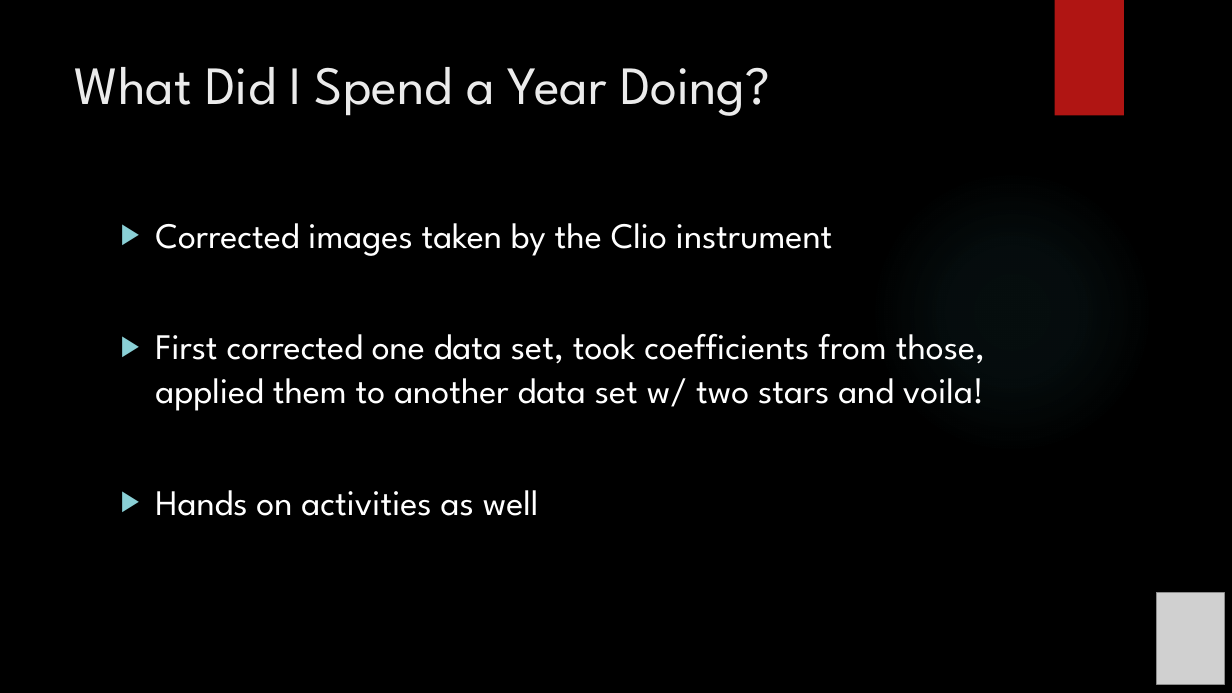
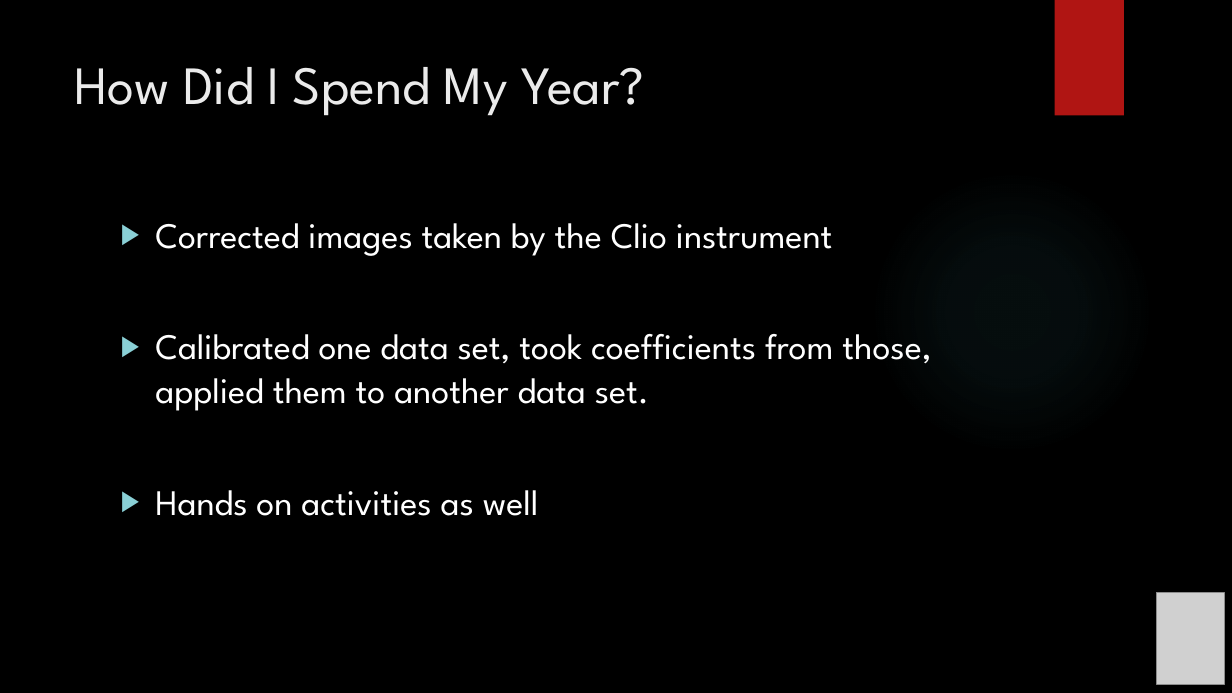
Before and after one commit to exoworlds/clio2016-2017, a slide deck: slide 4 of notes/symposium_presentation.pptx. Drawn at 1232x693 pixels with LibreOffice and Linux fonts; fonts in the diff are those of the drawing; grey boxes stand for pictures; background and template pictures are left out. Boxes give left, top, right and bottom in pixels: in the first picture for what was removed or moved away, otherwise in the second. Text is boxed around its words. In the diff, an @@ line names an element or a change of style, - is before the commit and + after.

```diff
--- a/notes/symposium_presentation.pptx
+++ b/notes/symposium_presentation.pptx
@@ title at bbox=[75, 67, 645, 116]: text changed @@
-What Did I Spend a Year Doing?
+How Did I Spend My Year?
@@ text at bbox=[155, 334, 931, 411]: text changed @@
-▶ First corrected one data set, took coefficients from those, applied them to another data set w/ two stars and voila!
+▶ Calibrated one data set, took coefficients from those, applied them to another data set.
```
Also in this commit, not shown: 4 other slides changed, 1 slide added, 1 slide removed, 1 other file.
